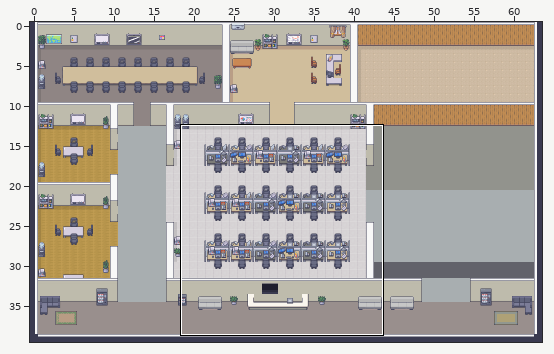
Two states of a Tiled map (JSON), client/public/assets/map/map2.tmj. Above, an overview of the earlier version with the close-up marked.
Close-up. Before the edit:
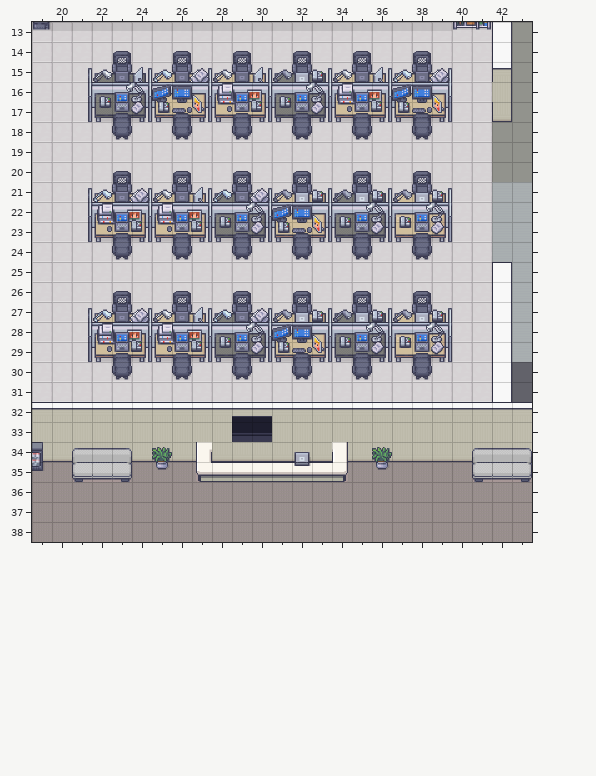
Cells are 32x32 px. Shown: x 19..43, y 13..38. The commit also changed other parts of the map, which this record leaves out.
After:
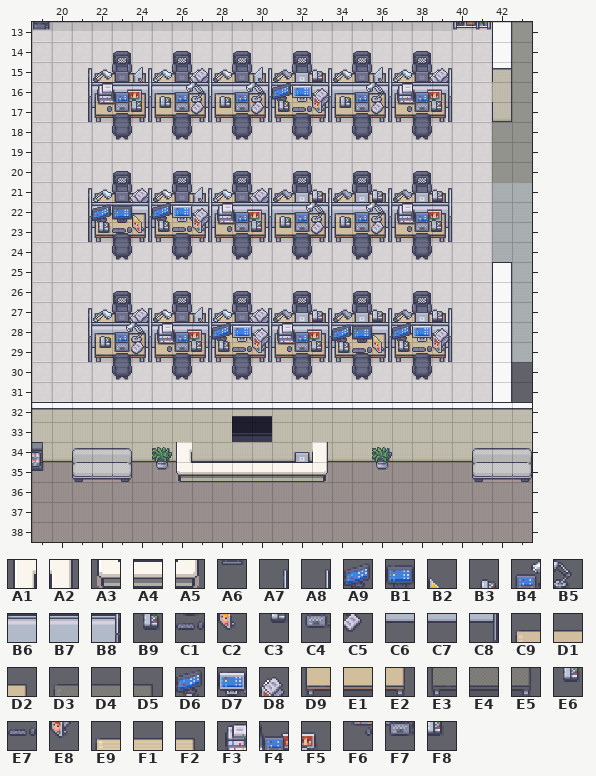
Key: from "Interiors_free_32x32": A1 96, A2 98, A3 128, A4 129, A5 130; from "Modern_Office_Black_Shadow": A6 139, A7 416, A8 419, A9 426, B1 427, B2 428, B3 429, B4 430, B5 431, B6 433, B7 434, B8 435, B9 442, C1 443, C2 444, C3 445, C4 446, C5 447, C6 449, C7 450, C8 451, C9 455, D1 456, D2 457, D3 458, D4 459, D5 460, D6 461, D7 462, D8 463, D9 471, E1 472, E2 473, E3 474, E4 475, E5 476, E6 477, E7 478, E8 479, E9 487, F1 488, F2 489, F3 490, F4 491, F5 492, F6 506, F7 507, F8 508.
__ is an empty cell, .. an unchanged one.
Tiles of an added or newly shown layer are drawn over the layers below it.
The edit:
--- layer "PropsDown0" (added)
@@ x 22..39 @@
-16 __ __ __ __ __ __ __ __ __ __ __ __ __ __ __ __ __ __
-17 __ __ __ __ __ __ __ __ __ __ __ __ __ __ __ __ __ __
+16 B6 B7 B8 B6 B7 B8 B6 B7 B8 B6 B7 B8 B6 B7 B8 B6 B7 B8
+17 C6 C7 C8 C6 C7 C8 C6 C7 C8 C6 C7 C8 C6 C7 C8 C6 C7 C8
@@ x 22..39 @@
-22 __ __ __ __ __ __ __ __ __ __ __ __ __ __ __ __ __ __
-23 __ __ __ __ __ __ __ __ __ __ __ __ __ __ __ __ __ __
+22 B6 B7 B8 B6 B7 B8 B6 B7 B8 B6 B7 B8 B6 B7 B8 B6 B7 B8
+23 C6 C7 C8 C6 C7 C8 C6 C7 C8 C6 C7 C8 C6 C7 C8 C6 C7 C8
@@ x 22..39 @@
-28 __ __ __ .. .. .. __ __ __ __ __ __ __ __ __ __ __ __
-29 __ __ __ .. .. .. __ __ __ __ __ __ __ __ __ __ __ __
+28 B6 B7 B8 .. .. .. B6 B7 B8 B6 B7 B8 B6 B7 B8 B6 B7 B8
+29 C6 C7 C8 .. .. .. C6 C7 C8 C6 C7 C8 C6 C7 C8 C6 C7 C8
--- layer "PropsDown1"
@@ x 22..39 @@
-15 .. .. A8 .. .. .. .. .. .. .. .. A8 .. .. .. .. .. ..
-16 B6 B7 B8 B6 B7 B8 B6 B7 B8 B6 B7 B8 B6 B7 B8 B6 B7 B8
-17 C6 C7 C8 C6 C7 C8 C6 C7 C8 C6 C7 C8 C6 C7 C8 C6 C7 C8
+15 .. .. __ .. .. .. .. .. .. .. .. __ .. .. .. .. .. ..
+16 C9 D1 D2 C9 D1 D2 C9 D1 D2 C9 D1 D2 C9 D1 D2 C9 D1 D2
+17 D9 E1 E2 D9 E1 E2 D9 E1 E2 D9 E1 E2 D9 E1 E2 D9 E1 E2
@@ x 22..39 @@
-21 .. .. .. .. .. .. .. .. A8 .. .. .. .. .. A8 .. .. ..
-22 B6 B7 B8 B6 B7 B8 B6 B7 B8 B6 B7 B8 B6 B7 B8 B6 B7 B8
-23 C6 C7 C8 C6 C7 C8 C6 C7 C8 C6 C7 C8 C6 C7 C8 C6 C7 C8
+21 .. .. .. .. .. .. .. .. __ .. .. .. .. .. __ .. .. ..
+22 C9 D1 D2 C9 D1 D2 C9 D1 D2 C9 D1 D2 C9 D1 D2 C9 D1 D2
+23 D9 E1 E2 D9 E1 E2 D9 E1 E2 D9 E1 E2 D9 E1 E2 D9 E1 E2
@@ x 22..39 @@
-27 .. .. .. .. .. .. .. .. .. .. .. .. .. .. A8 .. .. ..
-28 B6 B7 B8 .. .. .. B6 B7 B8 B6 B7 B8 B6 B7 B8 B6 B7 B8
-29 C6 C7 C8 .. .. .. C6 C7 C8 C6 C7 C8 C6 C7 C8 C6 C7 C8
+27 .. .. .. .. .. .. .. .. .. .. .. .. .. .. __ .. .. ..
+28 C9 D1 D2 .. .. .. C9 D1 D2 C9 D1 D2 C9 D1 D2 C9 D1 D2
+29 D9 E1 E2 .. .. .. D9 E1 E2 D9 E1 E2 D9 E1 E2 D9 E1 E2
@@ x 27..34 @@
-34 A1 .. .. .. .. .. .. A2
-35 A3 .. .. .. .. A4 A4 A5
+34 __ .. .. .. .. .. .. __
+35 __ .. .. .. .. __ __ __
--- layer "PropsDown2"
@@ x 22..39 @@
-15 D3 D4 D5 .. .. .. .. .. .. D3 D4 D5 .. .. .. .. .. ..
-16 D3 D4 D5 C9 D1 D2 C9 D1 D2 D3 D4 D5 C9 D1 D2 C9 D1 D2
-17 E3 E4 E5 D9 E1 E2 D9 E1 E2 E3 E4 E5 D9 E1 E2 D9 E1 E2
+15 __ __ __ .. .. .. .. .. .. __ __ __ .. .. .. .. .. ..
+16 F3 F4 F5 B3 B4 B5 B3 B4 B5 D6 D7 D8 B3 B4 B5 F3 F4 F5
+17 F6 F7 F8 C3 C4 C5 C3 C4 C5 E6 E7 E8 C3 C4 C5 F6 F7 F8
@@ x 22..39 @@
-21 .. .. .. .. .. .. D3 D4 D5 .. .. .. D3 D4 D5 .. .. ..
-22 C9 D1 D2 C9 D1 D2 D3 D4 D5 C9 D1 D2 D3 D4 D5 C9 D1 D2
-23 D9 E1 E2 D9 E1 E2 E3 E4 E5 D9 E1 E2 E3 E4 E5 D9 E1 E2
+21 .. .. .. .. .. .. __ __ __ .. .. .. __ __ __ .. .. ..
+22 A9 B1 B2 D6 D7 D8 F3 F4 F5 B3 B4 B5 B3 B4 B5 F3 F4 F5
+23 B9 C1 C2 E6 E7 E8 F6 F7 F8 C3 C4 C5 C3 C4 C5 F6 F7 F8
@@ x 22..39 @@
-27 .. .. .. .. .. .. D3 D4 .. .. .. .. D3 D4 D5 .. .. ..
-28 C9 D1 D2 .. .. .. D3 D4 D5 C9 D1 D2 D3 D4 D5 C9 D1 D2
-29 D9 E1 E2 .. .. .. E3 E4 E5 D9 E1 E2 E3 E4 E5 D9 E1 E2
+27 .. .. .. .. .. .. __ __ .. .. .. .. __ __ __ .. .. ..
+28 B3 B4 B5 .. .. .. D6 D7 D8 F3 F4 F5 A9 B1 B2 D6 D7 D8
+29 C3 C4 C5 .. .. .. E6 E7 E8 F6 F7 F8 B9 C1 C2 E6 E7 E8
@@ x 26..33 @@
-34 __ .. .. .. .. .. .. __
-35 __ __ .. .. .. .. A6 __
+34 A1 .. .. .. .. .. .. A2
+35 A3 A4 .. .. .. .. A4 A5
--- layer "PropsUp0" (added)
@@ x 22..33 @@
-15 __ __ __ .. .. .. .. .. .. __ __ __
+15 E9 F1 F2 .. .. .. .. .. .. E9 F1 F2
@@ x 28..36 @@
-21 __ __ __ .. .. .. __ __ __
+21 E9 F1 F2 .. .. .. E9 F1 F2
@@ x 28..36 @@
-27 __ __ .. .. .. .. __ __ __
+27 E9 F1 .. .. .. .. E9 F1 F2
--- layer "PropsUp1"
@@ x 22..39 @@
-16 B3 B4 B5 A9 B1 B2 F3 F4 F5 B3 B4 B5 F3 F4 F5 A9 B1 B2
-17 C3 C4 C5 B9 C1 C2 F6 F7 F8 C3 C4 C5 F6 F7 F8 B9 C1 C2
+16 __ __ __ __ __ __ __ __ __ __ __ __ __ __ __ __ __ __
+17 __ __ __ __ __ __ __ __ __ __ __ __ __ __ __ __ __ __
@@ x 22..39 @@
-22 F3 F4 F5 F3 F4 F5 B3 B4 B5 A9 B1 B2 B3 B4 B5 B3 B4 B5
-23 F6 F7 F8 F6 F7 F8 C3 C4 C5 B9 C1 C2 C3 C4 C5 C3 C4 C5
+22 __ __ __ __ __ __ __ __ __ __ __ __ __ __ __ __ __ __
+23 __ __ __ __ __ __ __ __ __ __ __ __ __ __ __ __ __ __
@@ x 22..39 @@
-28 F3 F4 F5 .. .. .. B3 B4 B5 A9 B1 B2 B3 B4 B5 B3 B4 B5
-29 F6 F7 F8 .. .. .. C3 C4 C5 B9 C1 C2 C3 C4 C5 C3 C4 C5
+28 __ __ __ .. .. .. __ __ __ __ __ __ __ __ __ __ __ __
+29 __ __ __ .. .. .. __ __ __ __ __ __ __ __ __ __ __ __
--- layer "PropsUp2"
@@ x 24..33 @@
-15 __ .. .. .. .. .. .. .. .. __
+15 A8 .. .. .. .. .. .. .. .. A8
@@ x 30..36 @@
-21 __ .. .. .. .. .. __
+21 A7 .. .. .. .. .. A7
@@ x 36..36 @@
-27 __
+27 A8
Where, in picture pixels (left, top, right, bottom), the same in both close-ups:
changed: (96, 74, 450, 117)
changed: (92, 193, 445, 237)
changed: (212, 314, 450, 357)
changed: (97, 322, 145, 355)
changed: (176, 442, 212, 482)
changed: (294, 442, 348, 482)
